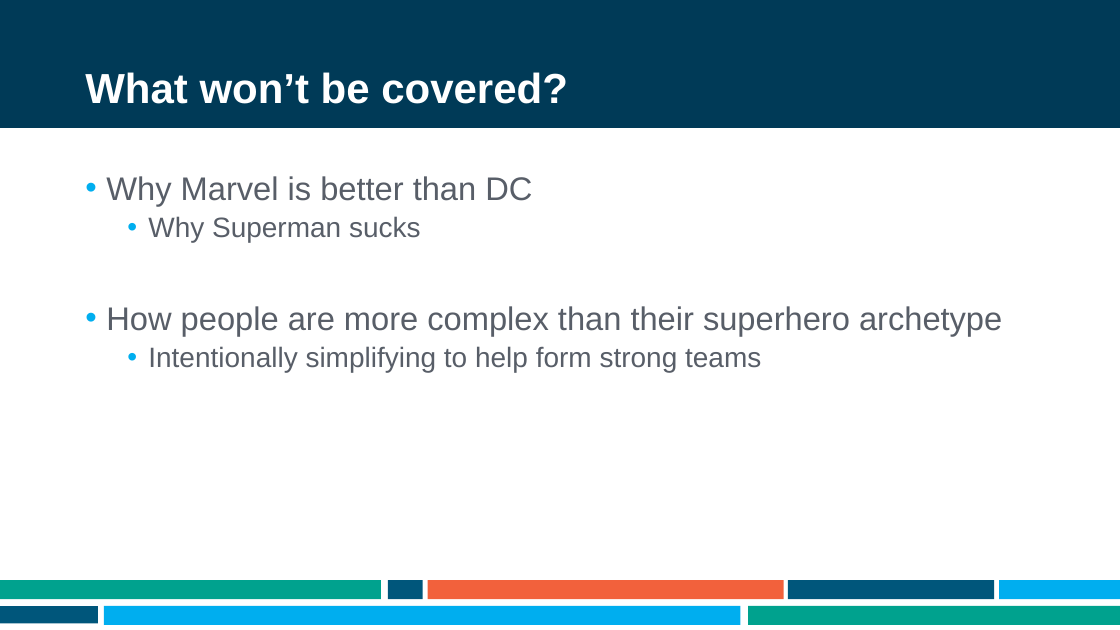
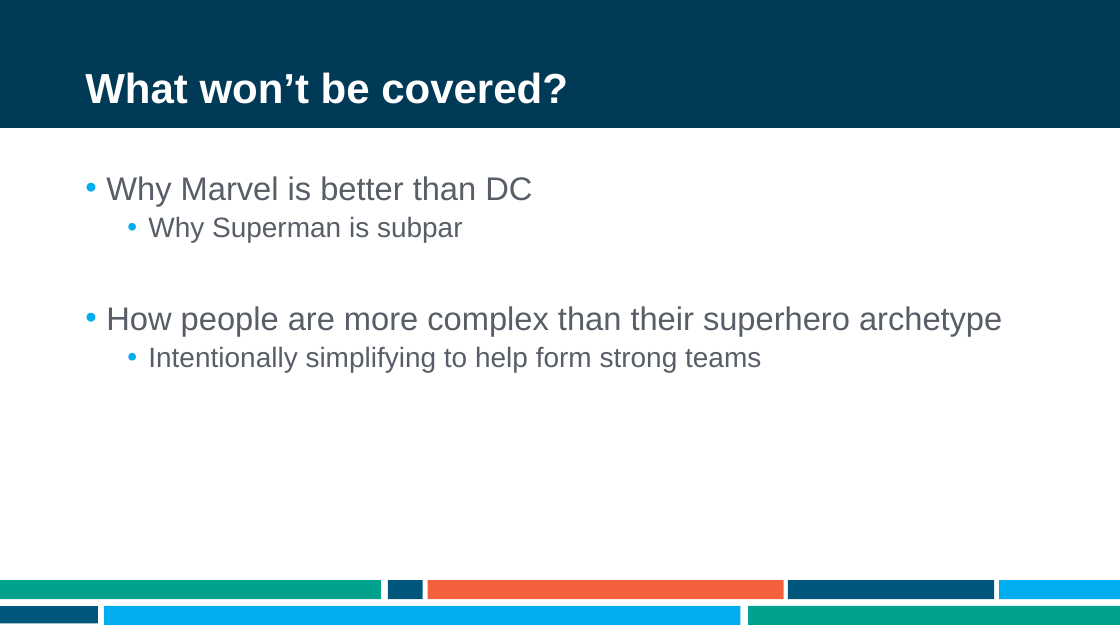
Before and after one commit to ademing/nebraska-code-2021, a slide deck: slide 11 of Presentation.pptx. Drawn at 1120x630 pixels with LibreOffice and Linux fonts; fonts in the diff are those of the drawing; background and template pictures are left out. Boxes give left, top, right and bottom in pixels: in the first picture for what was removed or moved away, otherwise in the second. Text is boxed around its words. In the diff, an @@ line names an element or a change of style, - is before the commit and + after.

```diff
--- a/Presentation.pptx
+++ b/Presentation.pptx
@@ text at [148, 216, 463, 242]: text changed @@
-  • Why Superman sucks
+  • Why Superman is subpar
```
Also in this commit, not shown: 2 other slides changed, 1 slide added.
